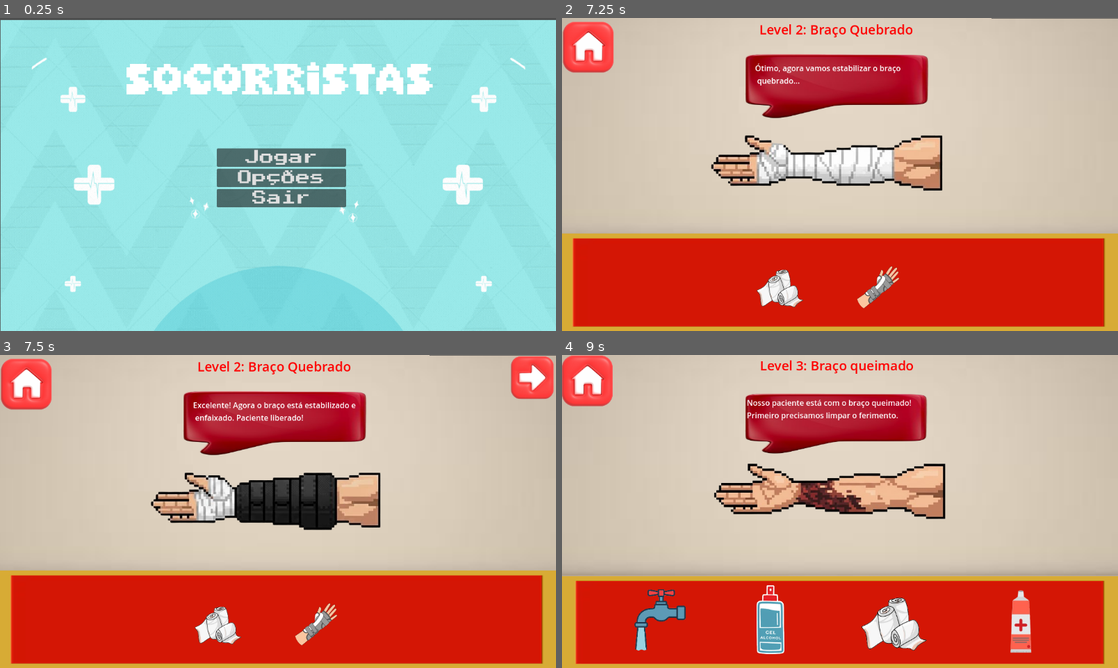
Above: before the commit, frames 1-4 (two rows, left to right).
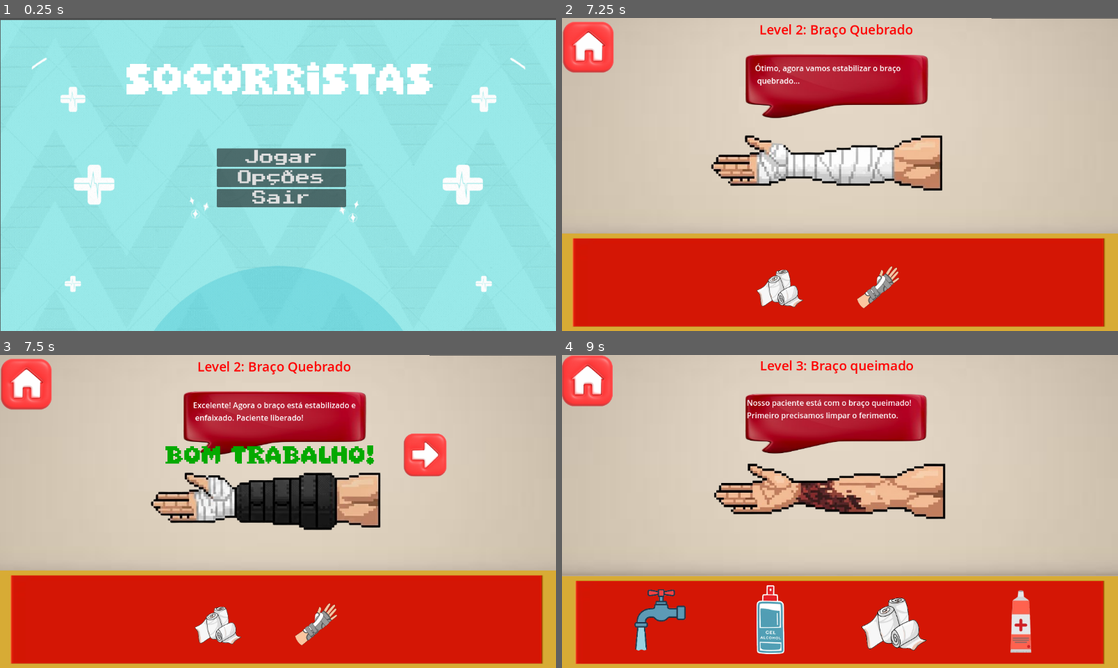
Above: after the commit, the same moments.

Repository: Igorgx/socorristas_jogo
Game: Godot game, scene res://main_menu.tscn
Same seed, same stepped clock (60 frames per second), same inputs: the game is played once before the commit and once after it.
Inputs (mouse positions are in pixels of both pictures, inside the frame that each line leads up to; where the layout moved, square brackets give the same spot in the first picture):
- Up to frame 1 (0.25 s): no input
- Up to frame 2 (7.25 s): click "Jogar" at 0.5 s; click "Level 1" at 1.25 s; click (762, 287) at 2 s; click (828, 287) at 2.75 s; click (895, 287) at 3.5 s; click (589, 43) at 4.25 s; click "Level 2" at 5 s; click (778, 287) at 5.75 s; click (828, 287) at 6.5 s
- Up to frame 3 (7.5 s): click (316, 624) at 7.25 s
- Up to frame 4 (9 s): click (573, 364) at 8 s; click (984, 455) [1095, 376] at 8.75 s

Frames 1-2 are identical in both runs. In frame 3, 3.4% of the frame differs, in the area x 29-100%, y 0-39%; in frame 4, nothing differs.

Commit message:
adicao de mensagem e next level nos levels

Diff:
--- a/socorrista/button_atadura.gd
+++ b/socorrista/button_atadura.gd
@@ -7,6 +7,7 @@
 @onready var circulos := circulos_parent.get_children()
 @onready var start_position := global_position
 @onready var start_scale := scale
+@onready var mensagem_final: RichTextLabel = $"../../MensagemFinal"
 
 var circuloXQtd = 9
 var dragging := false
@@ -44,6 +45,7 @@
 		level3.mensagem.text = "PACIENTE TRATADO!"
 		level3.estado = "tratado"
 		nextLevel.visible = true
+		mensagem_final.visible = true
 
 func _on_button_down():
 	if level3.estado != "limpo":
--- a/socorrista/level1.gd
+++ b/socorrista/level1.gd
@@ -51,7 +51,7 @@
 
 			if estado == 3:
 				$NextLevel.visible = true
-
+				$MensagemFinal.visible = true
 		else:
 			mostrar_erro("  Item incorreto!\nTente novamente.")
 			errado.play()
--- a/socorrista/level1.tscn
+++ b/socorrista/level1.tscn
@@ -13,6 +13,7 @@
 [ext_resource type="AudioStream" uid="uid://cri1btj13ung1" path="res://sprites socorristas/sound/sucesso.mp3" id="11_hx44q"]
 [ext_resource type="AudioStream" uid="uid://b50e6cjpls5qx" path="res://sprites socorristas/sound/errado.mp3" id="12_n8vhr"]
 [ext_resource type="Texture2D" uid="uid://bee7po6qrkk0u" path="res://sprites socorristas/Next_level.png" id="13_n8vhr"]
+[ext_resource type="FontFile" uid="uid://bsihjv8y4fucx" path="res://sprites socorristas/fontes/SuperPixel-m2L8j.ttf" id="14_eqrsh"]
 
 [sub_resource type="GDScript" id="GDScript_xy4tn"]
 script/source = "extends Area2D
@@ -153,12 +154,23 @@
 
 [node name="NextLevel" type="TextureButton" parent="."]
 visible = false
-offset_left = 1023.0
-offset_top = -31.0
-offset_right = 1523.0
-offset_bottom = 469.0
+offset_left = 838.00006
+offset_top = 136.0
+offset_right = 1338.0
+offset_bottom = 636.0
 scale = Vector2(0.3, 0.3)
 texture_normal = ExtResource("13_n8vhr")
+
+[node name="MensagemFinal" type="RichTextLabel" parent="."]
+visible = false
+offset_left = 353.0
+offset_top = 195.0
+offset_right = 850.0
+offset_bottom = 361.0
+theme_override_colors/default_color = Color(0.014938173, 0.66257006, 3.85046e-07, 1)
+theme_override_fonts/normal_font = ExtResource("14_eqrsh")
+theme_override_font_sizes/normal_font_size = 40
+text = "Bom trabalho!"
 
 [connection signal="pressed" from="UI/BarraItens/Item1" to="." method="_on_item_1_pressed"]
 [connection signal="pressed" from="UI/BarraItens/Item2" to="." method="_on_item_2_pressed"]
--- a/socorrista/level2.tscn
+++ b/socorrista/level2.tscn
@@ -12,6 +12,7 @@
 [ext_resource type="AudioStream" uid="uid://b50e6cjpls5qx" path="res://sprites socorristas/sound/errado.mp3" id="10_3opl0"]
 [ext_resource type="AudioStream" uid="uid://cri1btj13ung1" path="res://sprites socorristas/sound/sucesso.mp3" id="11_dc5vx"]
 [ext_resource type="Texture2D" uid="uid://bee7po6qrkk0u" path="res://sprites socorristas/Next_level.png" id="12_dc5vx"]
+[ext_resource type="FontFile" uid="uid://bsihjv8y4fucx" path="res://sprites socorristas/fontes/SuperPixel-m2L8j.ttf" id="13_s8oj7"]
 
 [sub_resource type="GDScript" id="GDScript_xy4tn"]
 script/source = "extends Area2D
@@ -168,12 +169,23 @@
 
 [node name="NextLevel" type="TextureButton" parent="."]
 visible = false
-offset_left = 1028.0
-offset_top = -28.0
-offset_right = 1528.0
-offset_bottom = 472.0
+offset_left = 806.0
+offset_top = 132.0
+offset_right = 1306.0
+offset_bottom = 632.0
 scale = Vector2(0.3, 0.3)
 texture_normal = ExtResource("12_dc5vx")
+
+[node name="MensagemFinal" type="RichTextLabel" parent="."]
+visible = false
+offset_left = 341.0
+offset_top = 187.0
+offset_right = 838.0
+offset_bottom = 353.0
+theme_override_colors/default_color = Color(0.014938173, 0.66257006, 3.85046e-07, 1)
+theme_override_fonts/normal_font = ExtResource("13_s8oj7")
+theme_override_font_sizes/normal_font_size = 40
+text = "Bom trabalho!"
 
 [connection signal="pressed" from="UI/BarraItens/Item1" to="." method="_on_item_1_pressed"]
 [connection signal="pressed" from="UI/BarraItens/Item2" to="." method="_on_item_2_pressed"]
--- a/socorrista/level3.tscn
+++ b/socorrista/level3.tscn
@@ -17,6 +17,7 @@
 [ext_resource type="Texture2D" uid="uid://ca85xbih5xfdq" path="res://sprites socorristas/atadura sem fundo.png" id="14_i6w5t"]
 [ext_resource type="Texture2D" uid="uid://cw4uo7x0so04w" path="res://sprites socorristas/pomada sem fundo.png" id="15_l2pgs"]
 [ext_resource type="Texture2D" uid="uid://bee7po6qrkk0u" path="res://sprites socorristas/Next_level.png" id="17_i6w5t"]
+[ext_resource type="FontFile" uid="uid://bsihjv8y4fucx" path="res://sprites socorristas/fontes/SuperPixel-m2L8j.ttf" id="18_l2pgs"]
 
 [sub_resource type="CircleShape2D" id="CircleShape2D_qoi87"]
 radius = 140.35669
@@ -85,7 +86,6 @@
 texture = ExtResource("3_7oc4e")
 
 [node name="CirculosDeAtadura" type="CanvasGroup" parent="."]
-visible = false
 
 [node name="Circulo" type="Sprite2D" parent="CirculosDeAtadura"]
 position = Vector2(130, 36)
@@ -284,12 +284,23 @@
 
 [node name="NextLevel" type="TextureButton" parent="."]
 visible = false
-offset_left = 452.0
-offset_top = -310.0
-offset_right = 952.0
-offset_bottom = 190.0
+offset_left = 197.0
+offset_top = -151.0
+offset_right = 697.0
+offset_bottom = 349.0
 scale = Vector2(0.3, 0.3)
 texture_normal = ExtResource("17_i6w5t")
+
+[node name="MensagemFinal" type="RichTextLabel" parent="."]
+visible = false
+offset_left = -253.0
+offset_top = -93.0
+offset_right = 205.0
+offset_bottom = 18.0
+theme_override_colors/default_color = Color(0.014938173, 0.66257006, 3.85046e-07, 1)
+theme_override_fonts/normal_font = ExtResource("18_l2pgs")
+theme_override_font_sizes/normal_font_size = 40
+text = "Bom trabalho!"
 
 [connection signal="pressed" from="UI/Button_Agua" to="." method="_on_button_agua_pressed"]
 [connection signal="pressed" from="UI/Button_Alcool" to="." method="_on_button_alcool_pressed"]
--- a/socorrista/level5.tscn
+++ b/socorrista/level5.tscn
@@ -1,10 +1,11 @@
-[gd_scene load_steps=7 format=3 uid="uid://c0llnr2edrcnw"]
+[gd_scene load_steps=8 format=3 uid="uid://c0llnr2edrcnw"]
 
 [ext_resource type="Script" uid="uid://vqkpcbhevon6" path="res://level_5.gd" id="1_bf6rn"]
 [ext_resource type="Texture2D" uid="uid://b1g0fp7016134" path="res://sprites socorristas/cena.png" id="1_t4tfv"]
 [ext_resource type="Texture2D" uid="uid://cpfr50kg0aqux" path="res://sprites socorristas/cprbegin.png" id="2_bf6rn"]
 [ext_resource type="Texture2D" uid="uid://by6pvj64ir6yk" path="res://sprites socorristas/coracao.png" id="3_qmr0j"]
 [ext_resource type="Texture2D" uid="uid://duarftutj2dt" path="res://sprites socorristas/botaohome-Photoroom.png" id="5_qmr0j"]
+[ext_resource type="FontFile" uid="uid://bsihjv8y4fucx" path="res://sprites socorristas/fontes/SuperPixel-m2L8j.ttf" id="6_x2odi"]
 
 [sub_resource type="RectangleShape2D" id="RectangleShape2D_x2odi"]
 size = Vector2(165, 111.111145)
@@ -59,6 +60,17 @@
 scale = Vector2(0.3, 0.3)
 texture_normal = ExtResource("5_qmr0j")
 
+[node name="MensagemFinal" type="RichTextLabel" parent="."]
+visible = false
+offset_left = 317.0
+offset_top = 72.0
+offset_right = 775.0
+offset_bottom = 183.0
+theme_override_colors/default_color = Color(0.014938173, 0.66257006, 3.85046e-07, 1)
+theme_override_fonts/normal_font = ExtResource("6_x2odi")
+theme_override_font_sizes/normal_font_size = 40
+text = "Bom trabalho!"
+
 [connection signal="timeout" from="Timer" to="." method="_on_timer_timeout"]
 [connection signal="area_entered" from="pista/area_coracao" to="." method="_on_area_coracao_area_entered"]
 [connection signal="area_exited" from="pista/area_coracao" to="." method="_on_area_coracao_area_exited"]
--- a/socorrista/level_2.gd
+++ b/socorrista/level_2.gd
@@ -47,6 +47,7 @@
 
 			if estado == 2:
 				$NextLevel.visible = true
+				$MensagemFinal.visible = true
 		else:
 			mostrar_erro("  Item incorreto!\nTente novamente.")
 			errado.play()
--- a/socorrista/level_4.gd
+++ b/socorrista/level_4.gd
@@ -13,6 +13,8 @@
 	$engasgo/Sprite2D.texture = load("res://sprites socorristas/heimlich_fim.png")
 	$NivelFinalizado.position.x = displayx/2
 	$NivelFinalizado.position.y = displayy/2
+	$NextLevel.visible = true
+	$MensagemFinal.visible = true
 
 func play_and_restart():
 
@@ -47,3 +49,7 @@
 
 func _on_home_pressed() -> void:
 	get_tree().change_scene_to_file("res://level_select.tscn")
+
+
+func _on_next_level_pressed() -> void:
+	get_tree().change_scene_to_file("res://level5.tscn")
--- a/socorrista/level_4.tscn
+++ b/socorrista/level_4.tscn
@@ -1,10 +1,12 @@
-[gd_scene load_steps=6 format=3 uid="uid://brys51ulo73i4"]
+[gd_scene load_steps=8 format=3 uid="uid://brys51ulo73i4"]
 
 [ext_resource type="Script" uid="uid://26hpvbeb350q" path="res://level_4.gd" id="1_xcfcc"]
 [ext_resource type="Texture2D" uid="uid://b1g0fp7016134" path="res://sprites socorristas/cena.png" id="2_48hld"]
 [ext_resource type="Texture2D" uid="uid://j3ddbmy5e7a1" path="res://sprites socorristas/heimlich_comeco.png" id="3_l45re"]
 [ext_resource type="PackedScene" uid="uid://be560xd61lt5s" path="res://nivel_finalizado.tscn" id="4_48hld"]
 [ext_resource type="Texture2D" uid="uid://duarftutj2dt" path="res://sprites socorristas/botaohome-Photoroom.png" id="5_l45re"]
+[ext_resource type="Texture2D" uid="uid://bee7po6qrkk0u" path="res://sprites socorristas/Next_level.png" id="6_c8stx"]
+[ext_resource type="FontFile" uid="uid://bsihjv8y4fucx" path="res://sprites socorristas/fontes/SuperPixel-m2L8j.ttf" id="7_aqy51"]
 
 [node name="level4" type="Node2D"]
 script = ExtResource("1_xcfcc")
@@ -36,6 +38,7 @@
 wait_time = 0.333
 
 [node name="NivelFinalizado" parent="." instance=ExtResource("4_48hld")]
+visible = false
 position = Vector2(-95, 1)
 
 [node name="Home" type="TextureButton" parent="."]
@@ -44,5 +47,26 @@
 scale = Vector2(0.3, 0.3)
 texture_normal = ExtResource("5_l45re")
 
+[node name="NextLevel" type="TextureButton" parent="."]
+visible = false
+offset_left = 767.0
+offset_top = 30.0
+offset_right = 1267.0
+offset_bottom = 530.0
+scale = Vector2(0.3, 0.3)
+texture_normal = ExtResource("6_c8stx")
+
+[node name="MensagemFinal" type="RichTextLabel" parent="."]
+visible = false
+offset_left = 317.0
+offset_top = 72.0
+offset_right = 775.0
+offset_bottom = 183.0
+theme_override_colors/default_color = Color(0.014938173, 0.66257006, 3.85046e-07, 1)
+theme_override_fonts/normal_font = ExtResource("7_aqy51")
+theme_override_font_sizes/normal_font_size = 40
+text = "Bom trabalho!"
+
 [connection signal="timeout" from="Timer" to="." method="_on_timer_timeout"]
 [connection signal="pressed" from="Home" to="." method="_on_home_pressed"]
+[connection signal="pressed" from="NextLevel" to="." method="_on_next_level_pressed"]
Not shown: 1 places in socorrista/level1.tscn that only renumber resources
Not shown: 1 places in socorrista/level2.tscn that only renumber resources
Not shown: 1 places in socorrista/level3.tscn that only renumber resources
Binary file added: socorrista/sprites socorristas/braço band1.jpg
Not shown, changed: socorrista/sprites socorristas/braço band1.jpg.import
Binary file removed: socorrista/sprites socorristas/braço bandagem1.jpg
Binary file added: socorrista/sprites socorristas/braço_banda1.png
Not shown, changed: socorrista/sprites socorristas/braço_banda1.png.import
Binary file removed: socorrista/sprites socorristas/braço_bandagem1.png
